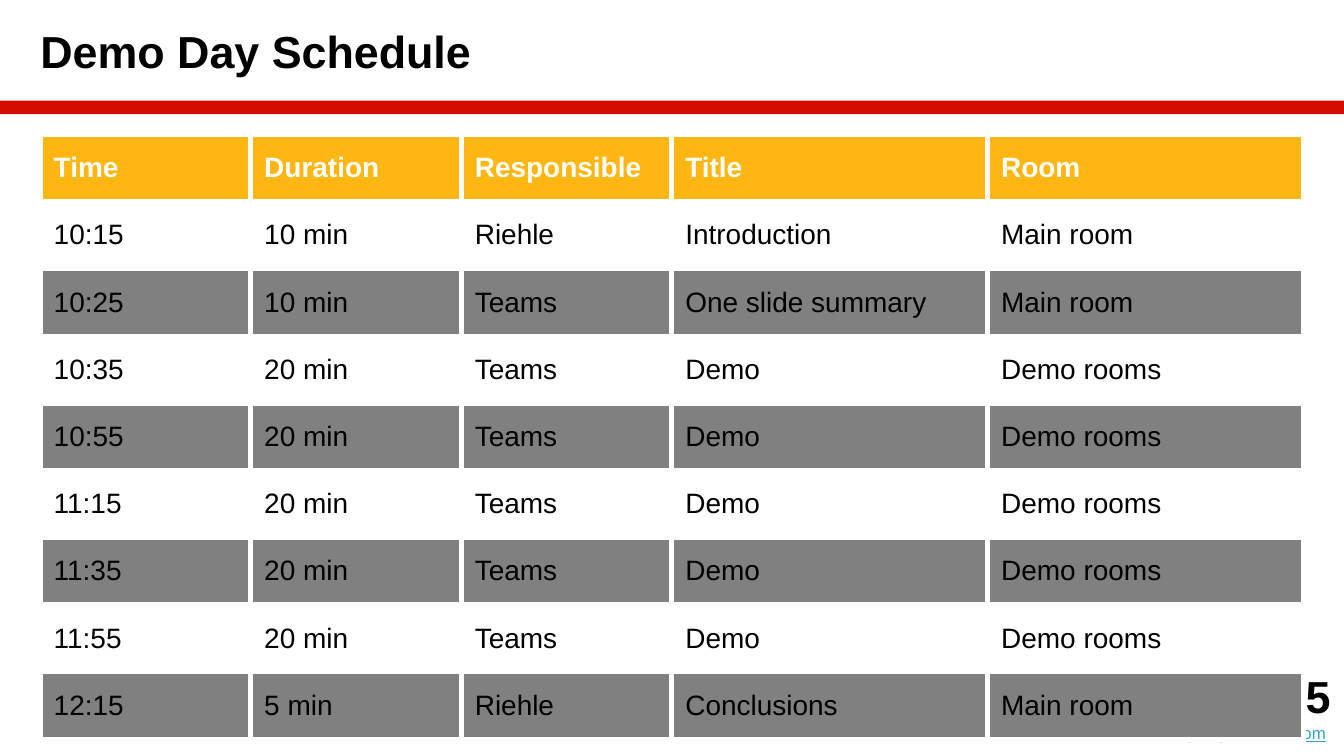
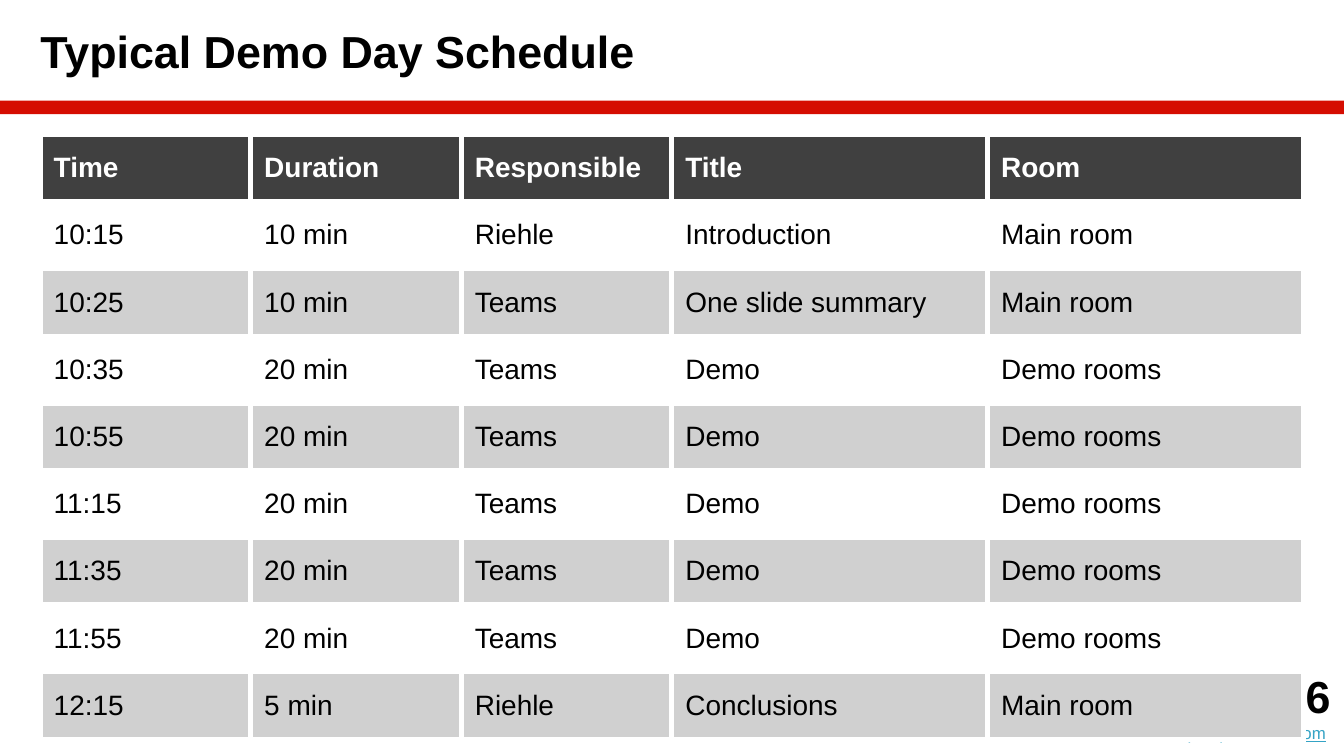
Before and after one commit to dirkriehle/amos-course, a slide deck: slide 6 of Lecture slides/AMOS B07 - Demo Day Preparation.pptx (slide 5 before the commit). Drawn at 1344x756 pixels with LibreOffice and Linux fonts; fonts in the diff are those of the drawing. Boxes give left, top, right and bottom in pixels: in the first picture for what was removed or moved away, otherwise in the second. Text is boxed around its words. In the diff, an @@ line names an element or a change of style, - is before the commit and + after.

```diff
--- a/Lecture slides/AMOS B07 - Demo Day Preparation.pptx
+++ b/Lecture slides/AMOS B07 - Demo Day Preparation.pptx
@@ title at <box>40,35,634,77</box>: text changed @@
-Demo Day Schedule
+Typical Demo Day Schedule
@@ table at <box>40,134,1305,720</box> @@
@@ fill #FEB612 to #404040 in row 1 @@
@@ fill #808080 to #D0D0D0 in 20 cells @@
@@ text at <box>1306,681,1331,714</box>: text changed @@
-5
+6
```
Also in this commit, not shown: 4 other slides changed, 13 slides added, 1 slide removed, 15 other files.
